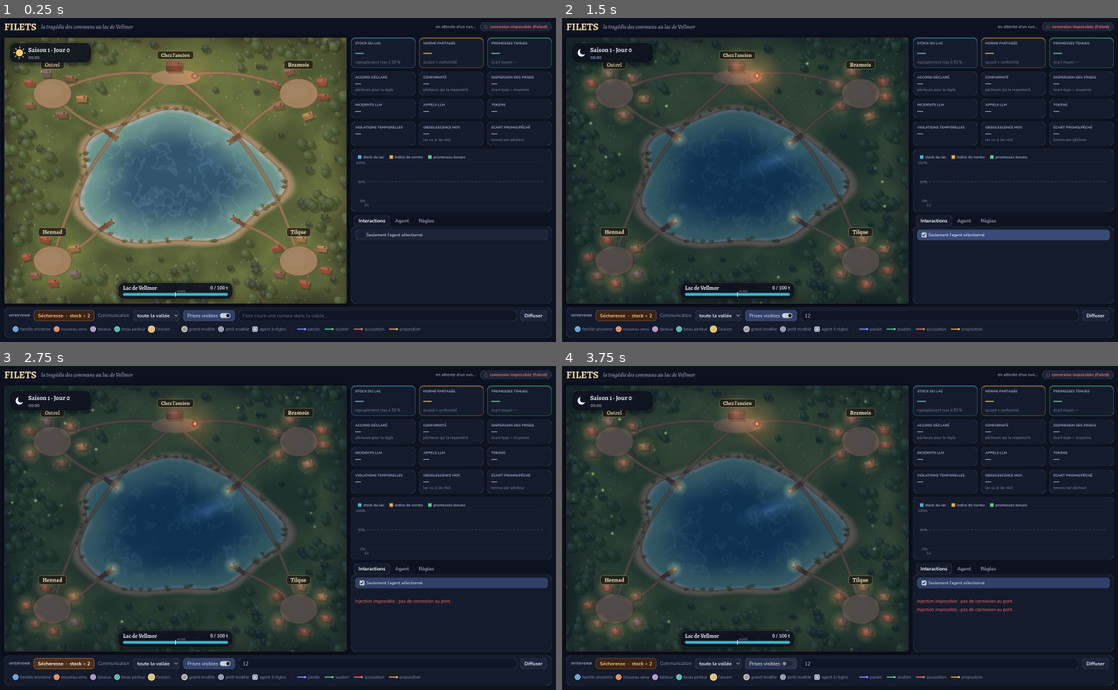
Above: before the commit, frames 1-4 (two rows, left to right).
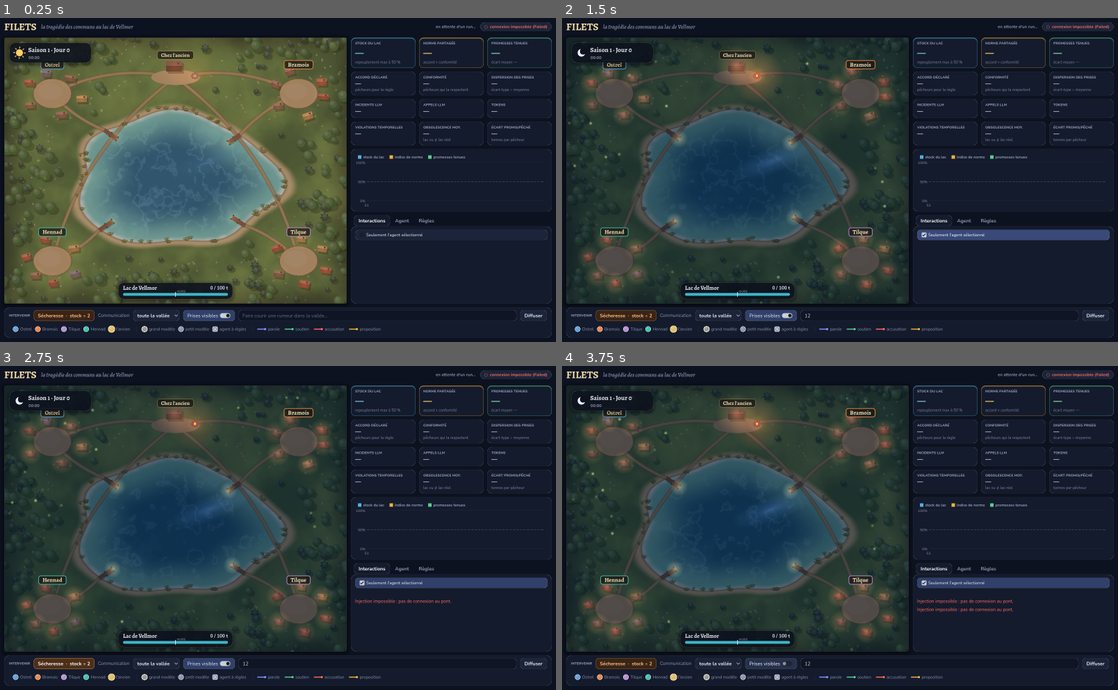
Above: after the commit, the same moments.

Repository: Romain-LM-Dev/Projet-Parcours---Filets-de-Vellmor
Game: Godot game, scene res://main.tscn
Same seed, same stepped clock (60 frames per second), same inputs: the game is played once before the commit and once after it.
Inputs (mouse positions are in pixels of both pictures, inside the frame that each line leads up to):
- Up to frame 1 (0.25 s): no input
- Up to frame 2 (1.5 s): click (940, 316) at 0.52 s; type "12" at 0.6 s; click "Seulement l'agent sélectionné" at 1.25 s
- Up to frame 3 (2.75 s): click "Sécheresse · stock ÷ 2" at 2 s
- Up to frame 4 (3.75 s): click "toute la vallée" at 2.75 s; click "Prises visibles" at 3.5 s

The runs differ from the first frame. In frame 1, 0.7% of the frame differs, in the area x 3-76%, y 12-98%; in frame 2, 0.7%; in frame 3, 0.7%; in frame 4, 0.7%.

Commit message:
La règle votée rappelée au moment de pêcher ; les pêcheurs aux couleurs de leur hameau
- la question de prise rappelle, juste avant de demander le nombre, la règle votée qui s'applique au pêcheur (son quota,
  s'il l'a soutenue, et que la dépasser se verra au marché quand les prises sont visibles) ; la justification dit ce
  qu'il fait de la règle. Avant, la question se terminait par « ce que tu constates toi-même compte plus que ce qu'on a pu
  dire aux veillées passées » et ne faisait justifier la prise que par le lac : 0 pêcheur sur 8 respectait la règle de
  2 t qu'ils venaient de voter. La phrase ne vise plus que l'état du lac. Rien n'est imposé : tricher reste possible
- Godot : un pêcheur a la couleur de son hameau (Ostrel, Bramois, Tilque, Hennad) sur son pion, sa barque, son nom (scène,
  fil, inspecteur, menu) et dans la légende ; le nom du hameau est entouré de sa couleur sur les cartes ; l'ancien garde
  la sienne. Avant, la couleur suivait le caractère et ne disait rien de l'appartenance
- 355 tests

Co-Authored-By: Claude Opus 5.5 <noreply@anthropic.com>

Diff:
--- a/godot/scripts/art.gd
+++ b/godot/scripts/art.gd
@@ -23,14 +23,15 @@
 const INCIDENT := Color("#f39c4a")
 const INJECT := Color("#ffd166")
 
-# --- archétypes
-const ARCH := {
-	"ancienne_famille": Color("#5fa3e0"),
-	"nouveau_venu": Color("#f2864a"),
-	"taiseux": Color("#b78fd6"),
-	"beau_parleur": Color("#3fc4b0"),
-	"ancien": Color("#e2bd6a"),
+# --- hameaux : un pêcheur a la couleur de son hameau ; l'ancien a la sienne
+const HAMLET := {
+	"Ostrel": Color("#5fa3e0"),
+	"Bramois": Color("#f2864a"),
+	"Tilque": Color("#b78fd6"),
+	"Hennad": Color("#3fc4b0"),
 }
+const ELDER := Color("#e2bd6a")
+# --- archétypes (écrits en toutes lettres dans l'inspecteur)
 const ARCH_LABEL := {
 	"ancienne_famille": "famille ancienne", "nouveau_venu": "nouveau venu",
 	"taiseux": "taiseux", "beau_parleur": "beau parleur", "ancien": "l'ancien",
@@ -39,8 +40,11 @@
 static var _fonts := {}
 
 
-static func arch_color(arch: String) -> Color:
-	return ARCH.get(arch, MUTED)
+## Couleur d'un agent : celle de son hameau (`info` : la fiche de l'agent, avec `hamlet` et `role`).
+static func agent_color(info: Dictionary) -> Color:
+	if str(info.get("role", "")) == "ancien":
+		return ELDER
+	return HAMLET.get(str(info.get("hamlet", "")), MUTED)
 
 
 static func _load_font(files: Array) -> Font:
@@ -105,14 +109,13 @@
 
 
 ## Pion d'un agent. Forme = nature de l'agent (rond = LLM, carré arrondi = agent à règles),
-## anneau = taille du modèle (épais doré = grand, fin = petit), couleur = archétype.
+## anneau = taille du modèle (épais doré = grand, fin = petit), couleur = hameau.
 static func draw_token(ci: CanvasItem, p: Vector2, info: Dictionary, scale: float = 1.0, alpha: float = 1.0,
 		selected: bool = false, pulse: float = 0.0) -> void:
 	var role := str(info.get("role", "pecheur"))
-	var arch := str(info.get("archetype", ""))
 	var kind := str(info.get("kind", "llm"))
 	var tier := str(info.get("tier", ""))
-	var col := arch_color(arch)
+	var col := agent_color(info)
 	var r := (13.0 if role == "ancien" else 11.0) * scale
 	# ombre portée
 	ci.draw_circle(p + Vector2(1.5, 2.5) * scale, r + 2.0 * scale, Color(0, 0, 0, 0.30 * alpha))
--- a/godot/scripts/legend.gd
+++ b/godot/scripts/legend.gd
@@ -11,10 +11,10 @@
 	var f := Art.font("ui")
 	var x := 10.0
 	var y := size.y / 2.0
-	for arch in ["ancienne_famille", "nouveau_venu", "taiseux", "beau_parleur", "ancien"]:
-		Art.draw_token(self, Vector2(x + 9, y), {"archetype": arch, "role": "ancien" if arch == "ancien" else "pecheur",
+	for h in ["Ostrel", "Bramois", "Tilque", "Hennad", "ancien"]:
+		Art.draw_token(self, Vector2(x + 9, y), {"hamlet": h, "role": "ancien" if h == "ancien" else "pecheur",
 			"kind": "llm", "tier": "petit", "name": " "}, 0.7)
-		var lbl: String = Art.ARCH_LABEL[arch]
+		var lbl: String = "l'ancien" if h == "ancien" else h
 		draw_string(f, Vector2(x + 22, y + 4), lbl, HORIZONTAL_ALIGNMENT_LEFT, -1, 12, Art.MUTED)
 		x += 30 + f.get_string_size(lbl, HORIZONTAL_ALIGNMENT_LEFT, -1, 12).x
 	x += 10
@@ -24,7 +24,6 @@
 		[{"kind": "rule", "tier": ""}, "agent à règles"]]
 	for k in kinds:
 		var info: Dictionary = k[0].duplicate()
-		info["archetype"] = "x"
 		info["name"] = " "
 		Art.draw_token(self, Vector2(x + 9, y), info, 0.7)
 		draw_string(f, Vector2(x + 22, y + 4), k[1], HORIZONTAL_ALIGNMENT_LEFT, -1, 12, Art.MUTED)
--- a/godot/scripts/main.gd
+++ b/godot/scripts/main.gd
@@ -1018,7 +1018,7 @@
 	if a == null:
 		return
 	var info: Dictionary = a["info"]
-	var hc := Art.arch_color(str(info.get("archetype", ""))).lightened(0.2).to_html(false)
+	var hc := Art.agent_color(info).lightened(0.2).to_html(false)
 	var s := "[font=res://fonts/alegreya-latin-700-normal.woff2][font_size=22][color=#%s]%s[/color][/font_size][/font]  [color=#6f7896]%s[/color]\n" % [hc, _esc(str(info.get("name", selected))), selected]
 	var kind := "agent à règles" if str(info.get("kind", "")) == "rule" else "agent LLM · modèle %s" % str(info.get("tier", ""))
 	s += "%s · hameau %s · %s · %d ans de pêche\n" % [str(info.get("archetype_label", "")), str(info.get("hamlet", "")), kind,
@@ -1079,7 +1079,7 @@
 	var a = _agent(id)
 	if a == null:
 		return id
-	var col := Art.arch_color(str(a["info"].get("archetype", ""))).lightened(0.15)
+	var col := Art.agent_color(a["info"]).lightened(0.15)
 	return "[b][color=#%s]%s[/color][/b] [color=#6f7896]%s[/color]" % [col.to_html(false), str(a["info"].get("name", id)).split(" ")[0], id]
 
 
--- a/godot/scripts/menu_map.gd
+++ b/godot/scripts/menu_map.gd
@@ -161,7 +161,7 @@
 		var label := "%s · %d" % [str(h), n]
 		var w := f.get_string_size(label, HORIZONTAL_ALIGNMENT_LEFT, -1, 12).x + 14
 		var r := Rect2(c + Vector2(-w / 2.0, -size.y * 0.115 - 22), Vector2(w, 18))
-		Art.box(Color(0.08, 0.06, 0.04, 0.75), 6).draw(get_canvas_item(), r)
+		Art.box(Color(0.08, 0.06, 0.04, 0.75), 6, Art.HAMLET.get(str(h), Color("#c4a978")), 2).draw(get_canvas_item(), r)
 		draw_string(f, r.position + Vector2(7, 13), label, HORIZONTAL_ALIGNMENT_LEFT, -1, 12, Color("#f3e3bd"))
 	# l'ancien
 	if elder_on:
@@ -185,7 +185,7 @@
 
 func _token(i: int, p: Vector2, sel: bool, alpha: float = 1.0) -> void:
 	var fi: Dictionary = fishers[i]
-	var info := {"role": "pecheur", "archetype": fi["archetype"], "kind": fi["kind"], "tier": _tier_of(fi),
+	var info := {"role": "pecheur", "hamlet": fi["hamlet"], "kind": fi["kind"], "tier": _tier_of(fi),
 		"name": str(fi["first_name"])}
 	Art.draw_token(self, p, info, 0.82, alpha, sel, _t)
 	if sel or i == _hover:
--- a/godot/scripts/start_menu.gd
+++ b/godot/scripts/start_menu.gd
@@ -914,7 +914,7 @@
 		(r["del"] as Button).disabled = fishers.size() <= 1
 	if selected >= 0 and selected < fishers.size():
 		var f: Dictionary = fishers[selected]
-		var hc := Art.arch_color(str(f["archetype"])).lightened(0.2).to_html(false)
+		var hc := Art.agent_color(f).lightened(0.2).to_html(false)
 		var arch: Dictionary = _archetypes()[_arch_index(str(f["archetype"]))]
 		var s := "[font=res://fonts/alegreya-latin-700-normal.woff2][font_size=20][color=#%s]%s[/color][/font_size][/font]  [color=#6f7896]F%02d[/color]\n" % [hc, str(f["first_name"]), selected + 1]
 		s += "%s · hameau %s\n[color=#9ba1ba]%s[/color]\n\n" % [str(arch["label"]), str(f["hamlet"]), str(arch["summary"])]
--- a/godot/scripts/world_view.gd
+++ b/godot/scripts/world_view.gd
@@ -945,7 +945,7 @@
 		var info: Dictionary = a["info"]
 		var on_water := lake_rn(a["pos"]) < 0.97 and assembly_scope != "valley"
 		if on_water:
-			_draw_boat(ci, p, float(a["heading"]), Art.arch_color(str(info.get("archetype", ""))), float(a["fishing"]))
+			_draw_boat(ci, p, float(a["heading"]), Art.agent_color(info), float(a["fishing"]))
 		Art.draw_token(ci, p - (Vector2(0, 7) if on_water else Vector2.ZERO), info, 0.78 if on_water else 1.0, 1.0,
 			id == selected, t)
 		var first := str(info.get("name", id)).split(" ")[0]
@@ -1026,7 +1026,7 @@
 		rect.position.x = clamp(rect.position.x, 4.0, size.x - rect.size.x - 4.0)
 		rect.position.y = clamp(rect.position.y, 4.0, size.y - rect.size.y - 4.0)
 		placed.append(rect)
-		var col := Art.arch_color(str(info.get("archetype", "")))
+		var col := Art.agent_color(info)
 		# queue de la bulle
 		var anchor := Vector2(clamp(pb.x, rect.position.x + 14, rect.end.x - 14), clamp(pb.y, rect.position.y + 10, rect.end.y - 10))
 		var tdir := (pb - anchor).normalized()
@@ -1048,7 +1048,7 @@
 		var c := _px(HAMLET_POS[h]) + Vector2(0, -96)
 		var w := tf.get_string_size(h, HORIZONTAL_ALIGNMENT_LEFT, -1, 17).x + 24
 		var r := Rect2(c - Vector2(w / 2, 0), Vector2(w, 26))
-		Art.box(Color(0.10, 0.08, 0.06, 0.72 * sa), 6, Color(Color("#d8bf8c"), 0.5 * sa), 1).draw(ci.get_canvas_item(), r)
+		Art.box(Color(0.10, 0.08, 0.06, 0.72 * sa), 6, Color(Art.HAMLET.get(h, Color("#d8bf8c")), 0.95 * sa), 2).draw(ci.get_canvas_item(), r)
 		ci.draw_string(tf, r.position + Vector2(12, 19), h, HORIZONTAL_ALIGNMENT_LEFT, -1, 17, Color(Color("#f3e3bd"), sa))
 	var ep := _px(ELDER_POS) + Vector2(0, -50)
 	var lbl := "Chez l'ancien"
Not shown, changed: filets/prompts.py
Not shown, changed: filets/world.py
Not shown, changed: tests/test_game_rules.py
